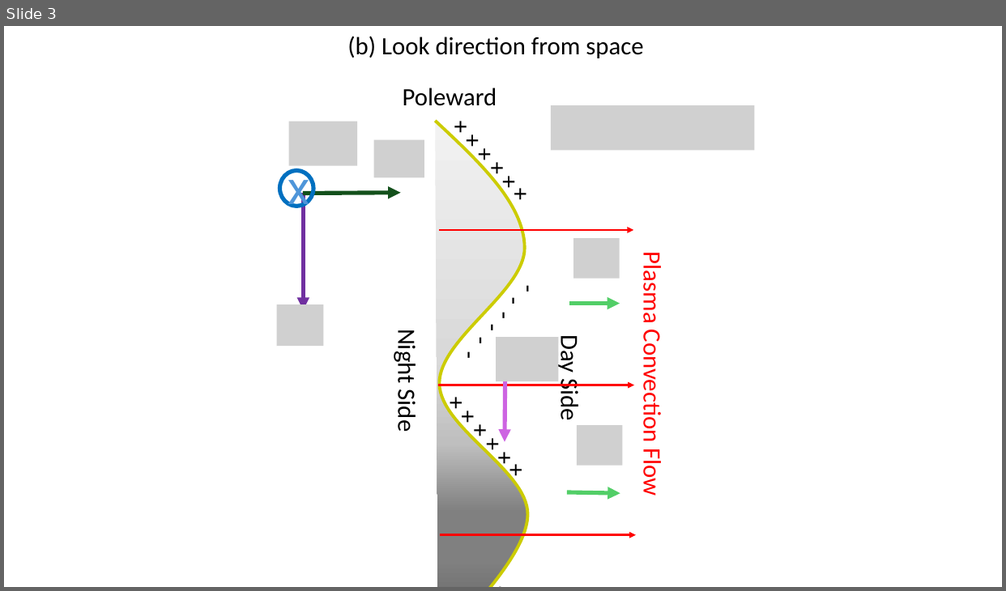
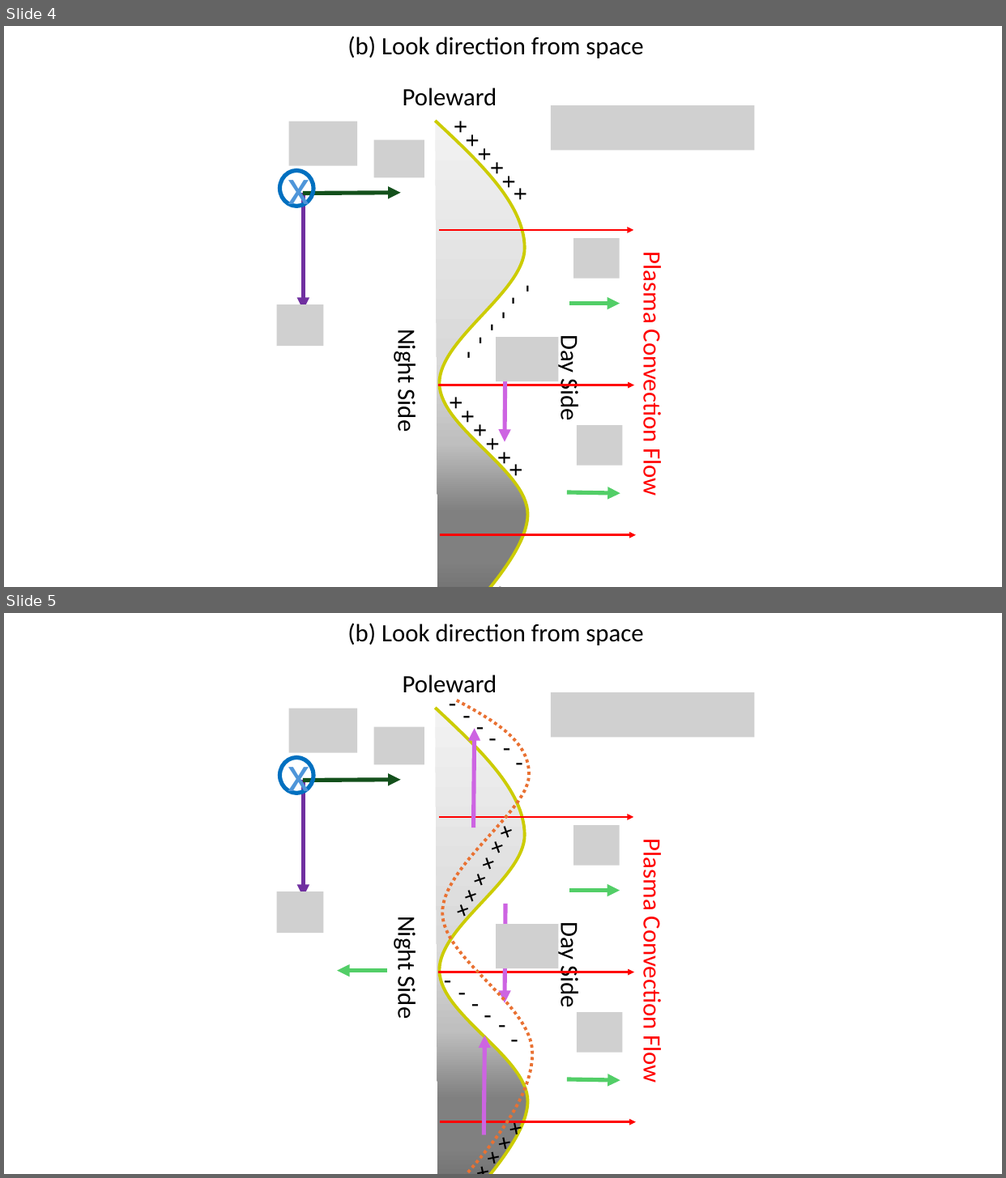
Before and after one commit to shibaji7/GDI-Flare, a slide deck: GDI.pptx. Shown one above the other, each under a label of ours: slide 3 before the commit, slides 4 and 5 after it. The pictures are 1006x591 and 1006x1178 pixels, drawn with LibreOffice and Linux fonts; fonts in the diff are those of the drawing; grey boxes stand for pictures. Boxes give left, top, right and bottom in pixels: in the first picture for what was removed or moved away, otherwise in the second. Text is boxed around its words. In the diff, an @@ line names an element or a change of style, - is before the commit and + after.

```diff
--- a/GDI.pptx
+++ b/GDI.pptx
@@ slide 5 added at (4,613,1002,1174), background #FFFFFF @@
@@ group added at (216,623,754,1174): 30 texts, 11 arrows, 7 pictures, 2 freeform shapes, 1 ellipse @@
+Night Side
++
++
++
++
++
++
+-
+-
+-
+-
+-
+-
+Day Side
+Poleward
+Plasma Convection Flow
+(b) Look direction from space
++
++
++
++
++
++
+-
+-
+-
+-
+-
+-
+x
@@ what was slide 3 is now slide 4 @@
```
Also in this commit, not shown: 1 slide changed, 1 other slide added, 1 other file.
